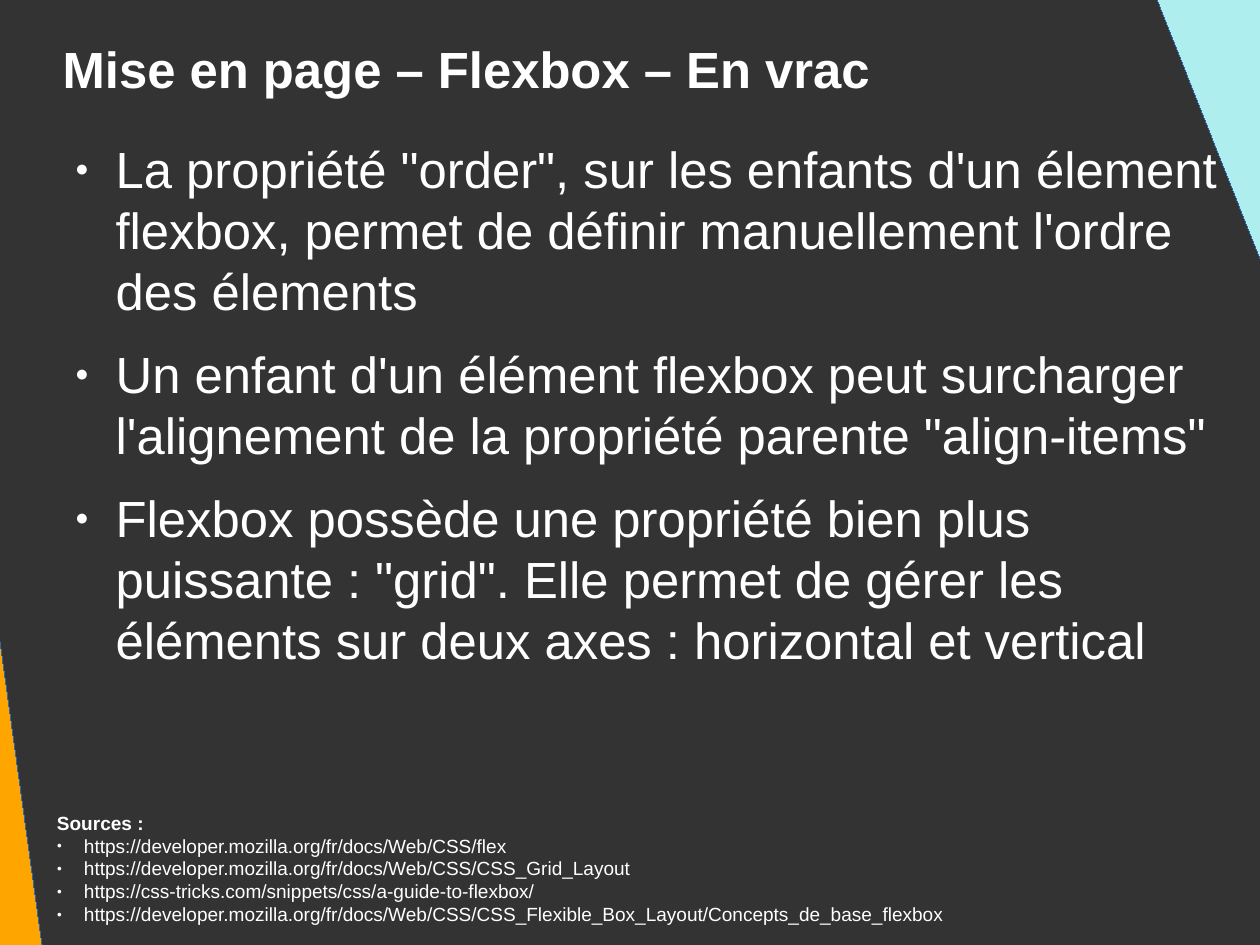
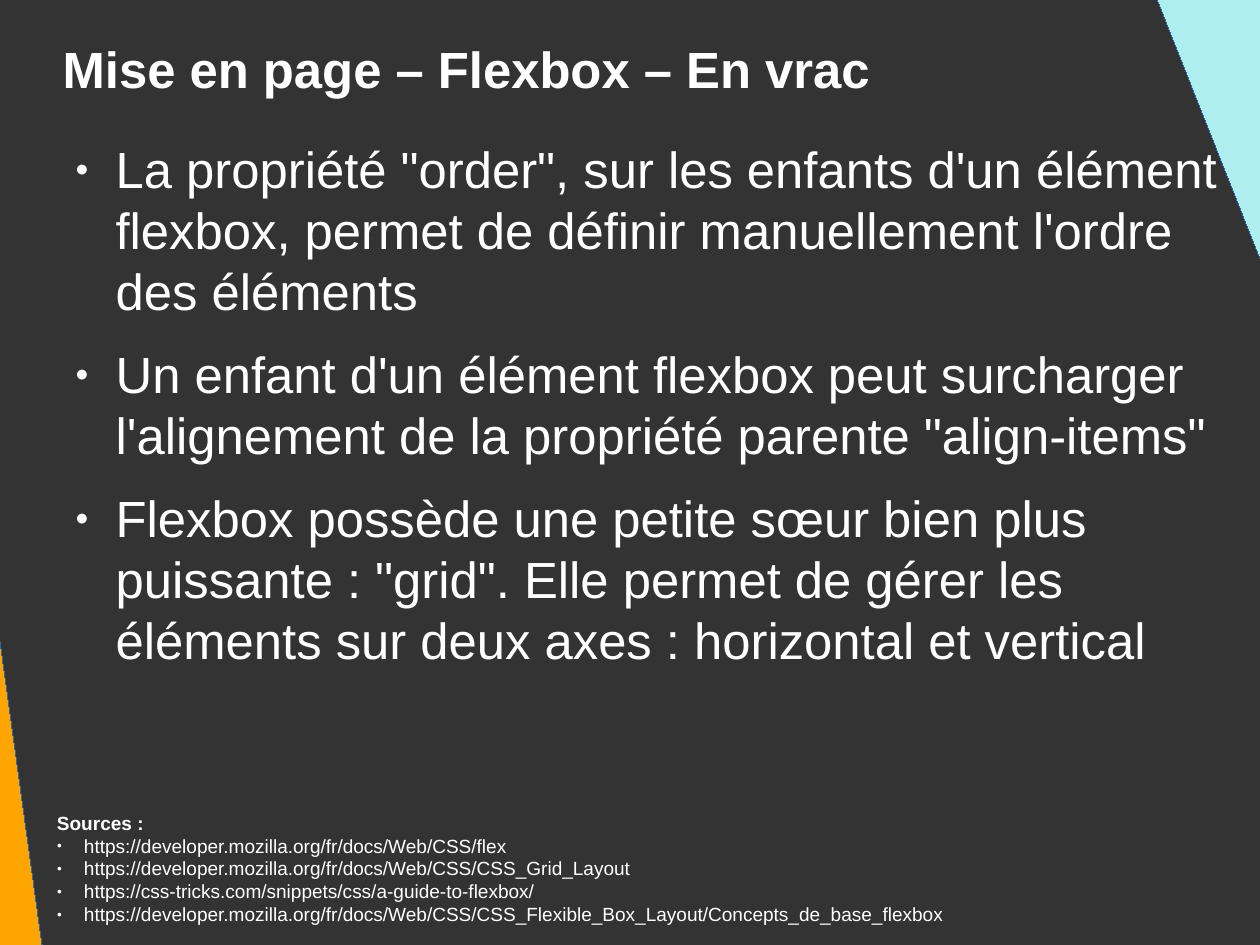
Before and after one commit to DanYellow/presentations, a slide deck: slide 115 of mmi/html/travaux-pratiques/numero-2/presentation.odp. Drawn at 1260x945 pixels with LibreOffice and Linux fonts; fonts in the diff are those of the drawing. Boxes give left, top, right and bottom in pixels: in the first picture for what was removed or moved away, otherwise in the second. Text is boxed around its words. In the diff, an @@ line names an element or a change of style, - is before the commit and + after.

```diff
--- a/mmi/html/travaux-pratiques/numero-2/presentation.odp
+++ b/mmi/html/travaux-pratiques/numero-2/presentation.odp
@@ text at box(116, 148, 1217, 311): text changed @@
-● La propriété "order", sur les enfants d'un élement flexbox, permet de définir manuellement l'ordre des élements
+● La propriété "order", sur les enfants d'un élément flexbox, permet de définir manuellement l'ordre des éléments
@@ text at box(116, 499, 1146, 660): text changed @@
-● Flexbox possède une propriété bien plus puissante : "grid". Elle permet de gérer les éléments sur deux axes : horizontal et vertical
+● Flexbox possède une petite sœur bien plus puissante : "grid". Elle permet de gérer les éléments sur deux axes : horizontal et vertical
```
Also in this commit, not shown: 1 other slide changed, 2 other files.
